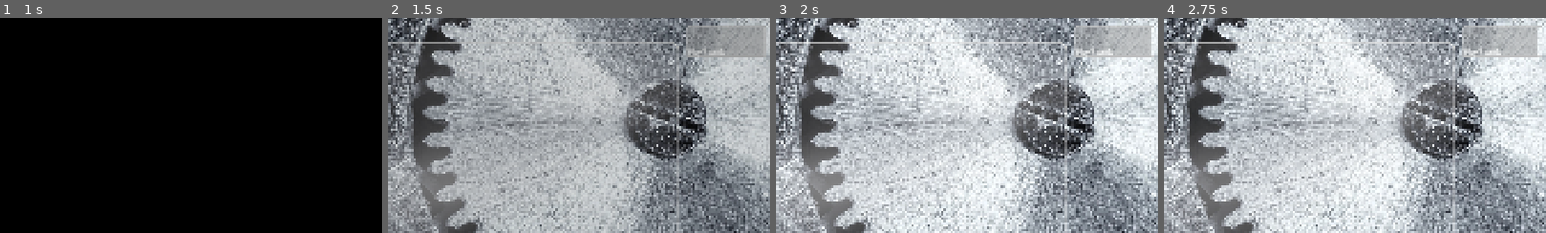
Above: before the commit, frames 1-4 (left to right).
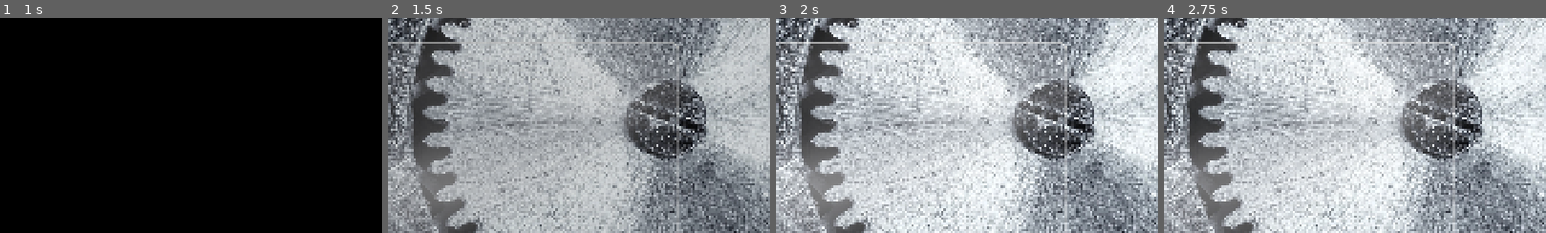
Above: after the commit, the same moments.

Repository: rosswolf/Tourbillon
Game: Godot game, scene res://src/scenes/main_menu.tscn
Two runs of this game, one before a commit and one after it. Both use one fixed random seed, a clock stepped at 60 frames per second and the inputs below. Sound files missing from this copy of the repository are replaced by a short silence.
Inputs (mouse positions are % of the whole screen's width and height, from its top left):
- Up to frame 1 (1 s): click "Play" at 0.5 s
- Up to frame 2 (1.5 s): click (15, 13) at 1.25 s
- Up to frame 3 (2 s): no input
- Up to frame 4 (2.75 s): click (20, 13) at 2.02 s
The pictures show only the part of the screen within x 50-100%, y 2-52%; the shares and areas given below are measured in that part.

Frame 1 is identical in both runs. In frame 2, 1.8% of the frame differs, in the area x 78-99%, y 3-19%; in frame 3, 2.0%; in frame 4, 1.9%.
Error in both runs: Invalid call. Nonexistent function 'has' in base 'Node (global_game_manager.gd)'. (res://src/scenes/managers/tourbillon_game_manager.gd:31)

Commit message:
Remove old card system and use Tourbillon cards exclusively
- Delete old card_data.json file
- Update StaticData to load tourbillon_cards.json instead
- Comment out deprecated card loading functions in GlobalGameManager
- Tourbillon system now handles all card loading and deck creation

🤖 Generated with [Claude Code](https://claude.ai/code)

Co-Authored-By: Claude <noreply@anthropic.com>

Diff:
--- a/elastic-app/app/src/scenes/core/global_game_manager.gd
+++ b/elastic-app/app/src/scenes/core/global_game_manager.gd
@@ -33,26 +33,27 @@
 
 
 
-func __load_cards() -> void:
-	var rare_card_template_ids: Array[String] = []
-	var uncommon_card_template_ids: Array[String] = []
-	var common_card_template_ids: Array[String] = []
-	var default_card_template_ids: Array[String] = []
-	var starting_card_template_ids: Array[String] = []
-
-	rare_card_template_ids.assign(StaticData.lookup_in_data(StaticData.card_data,"card_rarity",Card.RarityType.RARE,"card_template_id"))
-	uncommon_card_template_ids.assign(StaticData.lookup_in_data(StaticData.card_data,"card_rarity",Card.RarityType.UNCOMMON,"card_template_id"))
-	common_card_template_ids.assign(StaticData.lookup_in_data(StaticData.card_data,"card_rarity",Card.RarityType.COMMON,"card_template_id"))
-	default_card_template_ids.assign(StaticData.lookup_in_data(StaticData.card_data,"card_rarity",Card.RarityType.DEFAULT,"card_template_id"))
-	starting_card_template_ids.assign(StaticData.lookup_in_data(StaticData.card_data,"card_rarity",Card.RarityType.STARTING,"card_template_id"))
-
-	library.initialize_cards(
-		Card.load_cards(hero_template_id, rare_card_template_ids),
-		Card.load_cards(hero_template_id, uncommon_card_template_ids),
-		Card.load_cards(hero_template_id, common_card_template_ids),
-		Card.load_cards(hero_template_id, default_card_template_ids),
-		Card.load_cards(hero_template_id, starting_card_template_ids)
-	)
+# DEPRECATED - Old card loading system replaced by Tourbillon
+# func __load_cards() -> void:
+# 	var rare_card_template_ids: Array[String] = []
+# 	var uncommon_card_template_ids: Array[String] = []
+# 	var common_card_template_ids: Array[String] = []
+# 	var default_card_template_ids: Array[String] = []
+# 	var starting_card_template_ids: Array[String] = []
+#
+# 	rare_card_template_ids.assign(StaticData.lookup_in_data(StaticData.card_data,"card_rarity",Card.RarityType.RARE,"card_template_id"))
+# 	uncommon_card_template_ids.assign(StaticData.lookup_in_data(StaticData.card_data,"card_rarity",Card.RarityType.UNCOMMON,"card_template_id"))
+# 	common_card_template_ids.assign(StaticData.lookup_in_data(StaticData.card_data,"card_rarity",Card.RarityType.COMMON,"card_template_id"))
+# 	default_card_template_ids.assign(StaticData.lookup_in_data(StaticData.card_data,"card_rarity",Card.RarityType.DEFAULT,"card_template_id"))
+# 	starting_card_template_ids.assign(StaticData.lookup_in_data(StaticData.card_data,"card_rarity",Card.RarityType.STARTING,"card_template_id"))
+#
+# 	library.initialize_cards(
+# 		Card.load_cards(hero_template_id, rare_card_template_ids),
+# 		Card.load_cards(hero_template_id, uncommon_card_template_ids),
+# 		Card.load_cards(hero_template_id, common_card_template_ids),
+# 		Card.load_cards(hero_template_id, default_card_template_ids),
+# 		Card.load_cards(hero_template_id, starting_card_template_ids)
+# 	)
 
 func __load_hand() -> void:
 	library.deck.shuffle()
@@ -86,12 +87,12 @@
 	# Manually call _ready since parent is already ready
 	tourbillon_init._ready()
 
-	# Don't load old cards if using Tourbillon mode
+	# Old card system removed - using Tourbillon cards only
+	# __load_cards() - deprecated
+
+	# TODO: temporary, will be called via signal
 	if not tourbillon_init.enable_tourbillon_mode:
-		__load_cards()
-
-	# TODO: temporary, will be called via signal
-	__on_start_battle()
+		__on_start_battle()
 
 func __on_start_battle():
 	library.deck.shuffle()
--- a/elastic-app/app/src/scenes/data/card_data.json
+++ /dev/null
@@ -1,485 +0,0 @@
-[
-  {
-	"card_template_id": "card_shop_card",
-	"group_template_id": "knight",
-	"card_count": 1,
-	"display_name": "innovate",
-	"rules_text": "buy a card",
-	"cursor_image_uid": "bqvm4vgi4c0dn",
-	"durability_max": 5,
-	"card_cost": {
-	  "GameResource.Type.PURPLE_ENERGY": "2"
-	},
-	"instinct_effect": "shop=card",
-	"card_rarity": "Card.RarityType.STARTING"
-  },
-  {
-	"card_template_id": "card_shop_slot",
-	"group_template_id": "knight",
-	"card_count": 1,
-	"display_name": "curious",
-	"rules_text": "buy a tool",
-	"cursor_image_uid": "bqvm4vgi4c0dn",
-	"durability_max": 2,
-	"card_cost": {
-	  "GameResource.Type.GREEN_ENERGY": "2"
-	},
-	"instinct_effect": "shop=slot",
-	"card_rarity": "Card.RarityType.STARTING"
-  },
-  {
-	"card_template_id": "card_10s_all",
-	"group_template_id": "knight",
-	"card_count": 1,
-	"display_name": "burst",
-	"rules_text": "replenish all colors, draw 3 cards",
-	"cursor_image_uid": "bqvm4vgi4c0dn",
-	"durability_max": 3,
-	"card_cost": {
-	  "GameResource.Type.NONE": "0"
-	},
-	"instinct_effect": "add_purple_time=5, add_blue_time=5, add_green_time=5, draw_card=3",
-	"card_rarity": "Card.RarityType.STARTING"
-  },
-  {
-	"card_template_id": "slot_click_to_draw",
-	"group_template_id": "knight",
-	"card_count": 1,
-	"display_name": "determination",
-	"rules_text": "draw a card",
-	"cursor_image_uid": "bqvm4vgi4c0dn",
-	"durability_max": 10,
-	"card_cost": {
-	  "GameResource.Type.BLUE_ENERGY": "2"
-	},
-	"slot_effect": "draw_card=1,cooldown=10",
-	"card_rarity": "Card.RarityType.STARTING"
-  },
-  {
-	"card_template_id": "card_purple_time",
-	"group_template_id": "knight",
-	"card_count": 1,
-	"display_name": "flip",
-	"rules_text": "vent purple time, draw 1 card",
-	"cursor_image_uid": "bqvm4vgi4c0dn",
-	"card_cost": {
-	  "GameResource.Type.BLUE_ENERGY": "1"
-	},
-	"instinct_effect": "remove_purple_time=5, draw_card=1",
-	"card_rarity": "Card.RarityType.STARTING"
-  },
-  {
-	"card_template_id": "card_blue_time",
-	"group_template_id": "knight",
-	"card_count": 1,
-	"display_name": "curl",
-	"rules_text": "vent blue time, draw 1 card",
-	"cursor_image_uid": "bqvm4vgi4c0dn",
-	"card_cost": {
-	  "GameResource.Type.GREEN_ENERGY": "1"
-	},
-	"instinct_effect": "remove_blue_time=5, draw_card=1",
-	"card_rarity": "Card.RarityType.STARTING"
-  },
-  {
-	"card_template_id": "card_green_time",
-	"group_template_id": "knight",
-	"card_count": 1,
-	"display_name": "twist",
-	"rules_text": "vent green time, draw 1 card",
-	"cursor_image_uid": "bqvm4vgi4c0dn",
-	"card_cost": {
-	  "GameResource.Type.PURPLE_ENERGY": "1"
-	},
-	"instinct_effect": "remove_green_time=5, draw_card=1",
-	"card_rarity": "Card.RarityType.STARTING"
-  },
-  {
-	"card_template_id": "card_energy_choice",
-	"group_template_id": "knight",
-	"card_count": 1,
-	"display_name": "decide",
-	"rules_text": "pick an energy card",
-	"cursor_image_uid": "bqvm4vgi4c0dn",
-	"durability_max": 2,
-	"card_cost": {
-	  "GameResource.Type.NONE": "0"
-	},
-	"instinct_effect": "shop=STARTER_ENERGY",
-	"card_rarity": "Card.RarityType.STARTING"
-  },
-  {
-	"card_template_id": "slot_click_to_replenish",
-	"group_template_id": "knight",
-	"card_count": 1,
-	"display_name": "cyan",
-	"rules_text": "vent all colors",
-	"cursor_image_uid": "bqvm4vgi4c0dn",
-	"durability_max": 10,
-	"card_cost": {
-	  "GameResource.Type.BLUE_ENERGY": "1"
-	},
-	"slot_effect": "remove_purple_time=10, remove_blue_time=10, remove_green_time=10, cooldown=30",
-	"card_rarity": "Card.RarityType.STARTING"
-  },
-  {
-	"card_template_id": "card_add_gold",
-	"group_template_id": "knight",
-	"card_count": 1,
-	"display_name": "glimmer",
-	"rules_text": "add gold",
-	"cursor_image_uid": "bqvm4vgi4c0dn",
-	"durability_max": 10,
-	"card_cost": {
-	  "GameResource.Type.BLUE_ENERGY": "1"
-	},
-	"instinct_effect": "add_gold=20",
-	"card_rarity": "Card.RarityType.STARTING"
-  },
-  {
-	"card_template_id": "slot_add_gold",
-	"group_template_id": "knight",
-	"card_count": 1,
-	"display_name": "chance",
-	"rules_text": "add gold",
-	"cursor_image_uid": "bqvm4vgi4c0dn",
-	"durability_max": 1,
-	"card_cost": {
-	  "GameResource.Type.GREEN_ENERGY": "1"
-	},
-	"slot_effect": "add_gold=5, cooldown=20",
-	"card_rarity": "Card.RarityType.STARTING"
-  },
-  {
-	"card_template_id": "card_purple_time_2",
-	"group_template_id": "knight",
-	"card_count": 1,
-	"display_name": "tumble",
-	"rules_text": "replenish purple time, draw 1 card",
-	"cursor_image_uid": "bqvm4vgi4c0dn",
-	"durability_max": 3,
-	"card_cost": {
-	  "GameResource.Type.GREEN_ENERGY": "1"
-	},
-	"slot_effect": "add_purple_time=5, draw_card=1, cooldown=20",
-	"card_rarity": "Card.RarityType.STARTING"
-  },
-  {
-	"card_template_id": "card_blue_time_2",
-	"group_template_id": "knight",
-	"card_count": 1,
-	"display_name": "roil",
-	"rules_text": "replenish blue time, draw 1 card",
-	"cursor_image_uid": "bqvm4vgi4c0dn",
-	"durability_max": 3,
-	"card_cost": {
-	  "GameResource.Type.PURPLE_ENERGY": "1"
-	},
-	"slot_effect": "add_blue_time=5, draw_card=1, cooldown=20",
-	"card_rarity": "Card.RarityType.STARTING"
-  },
-  {
-	"card_template_id": "card_green_time_2",
-	"group_template_id": "knight",
-	"card_count": 1,
-	"display_name": "dip",
-	"rules_text": "replenish green time, draw 1 card",
-	"cursor_image_uid": "bqvm4vgi4c0dn",
-	"durability_max": 3,
-	"card_cost": {
-	  "GameResource.Type.BLUE_ENERGY": "1"
-	},
-	"slot_effect": "add_green_time=5, draw_card=1, cooldown=20",
-	"card_rarity": "Card.RarityType.STARTING"
-  },
-  {
-	"card_template_id": "green_draw_2",
-	"group_template_id": "knight",
-	"card_count": 2,
-	"display_name": "shine",
-	"rules_text": "draw 2 cards",
-	"cursor_image_uid": "bqvm4vgi4c0dn",
-	"card_cost": {
-	  "GameResource.Type.GREEN_ENERGY": "1"
-	},
-	"instinct_effect": "draw_card=2",
-	"card_rarity": "Card.RarityType.COMMON"
-  },
-  {
-	"card_template_id": "card_add_energy_green",
-	"group_template_id": "knight",
-	"card_count": 2,
-	"display_name": "grow",
-	"rules_text": "green energy capacity +",
-	"cursor_image_uid": "bqvm4vgi4c0dn",
-	"durability_max": 1,
-	"card_cost": {
-	  "GameResource.Type.GREEN_ENERGY": "0"
-	},
-	"instinct_effect": "add_max_green_energy=2",
-	"card_rarity": "Card.RarityType.COMMON",
-	"tags": "STARTER_ENERGY"
-  },
-  {
-	"card_template_id": "card_add_energy_purple",
-	"group_template_id": "knight",
-	"card_count": 2,
-	"display_name": "bloom",
-	"rules_text": "purple energy capacity +",
-	"cursor_image_uid": "bqvm4vgi4c0dn",
-	"durability_max": 1,
-	"card_cost": {
-	  "GameResource.Type.PURPLE_ENERGY": "0"
-	},
-	"instinct_effect": "add_max_purple_energy=2",
-	"card_rarity": "Card.RarityType.COMMON",
-	"tags": "STARTER_ENERGY"
-  },
-  {
-	"card_template_id": "card_add_energy_blue",
-	"group_template_id": "knight",
-	"card_count": 2,
-	"display_name": "expand",
-	"rules_text": "blue energy capacity +",
-	"cursor_image_uid": "bqvm4vgi4c0dn",
-	"durability_max": 1,
-	"card_cost": {
-	  "GameResource.Type.BLUE_ENERGY": "0"
-	},
-	"instinct_effect": "add_max_blue_energy=2",
-	"card_rarity": "Card.RarityType.COMMON",
-	"tags": "STARTER_ENERGY"
-  },
-  {
-	"card_template_id": "card_shop_card_2",
-	"group_template_id": "knight",
-	"card_count": 1,
-	"display_name": "innovate",
-	"rules_text": "buy a card",
-	"cursor_image_uid": "bqvm4vgi4c0dn",
-	"durability_max": 5,
-	"card_cost": {
-	  "GameResource.Type.PURPLE_ENERGY": "2"
-	},
-	"instinct_effect": "shop=card",
-	"card_rarity": "Card.RarityType.COMMON"
-  },
-  {
-	"card_template_id": "card_shop_slot_2",
-	"group_template_id": "knight",
-	"card_count": 1,
-	"display_name": "curious",
-	"rules_text": "buy a tool",
-	"cursor_image_uid": "bqvm4vgi4c0dn",
-	"durability_max": 2,
-	"card_cost": {
-	  "GameResource.Type.GREEN_ENERGY": "2"
-	},
-	"instinct_effect": "shop=slot",
-	"card_rarity": "Card.RarityType.COMMON"
-  },
-  {
-	"card_template_id": "card_10s_all_2",
-	"group_template_id": "knight",
-	"card_count": 1,
-	"display_name": "burst",
-	"rules_text": "replenish all colors, draw 3 cards",
-	"cursor_image_uid": "bqvm4vgi4c0dn",
-	"durability_max": 3,
-	"card_cost": {
-	  "GameResource.Type.NONE": "0"
-	},
-	"instinct_effect": "add_purple_time=5, add_blue_time=5, add_green_time=5, draw_card=3",
-	"card_rarity": "Card.RarityType.COMMON"
-  },
-  {
-	"card_template_id": "slot_click_to_draw_2",
-	"group_template_id": "knight",
-	"card_count": 1,
-	"display_name": "determination",
-	"rules_text": "draw a card",
-	"cursor_image_uid": "bqvm4vgi4c0dn",
-	"durability_max": 10,
-	"card_cost": {
-	  "GameResource.Type.BLUE_ENERGY": "2"
-	},
-	"slot_effect": "draw_card=1,cooldown=10",
-	"card_rarity": "Card.RarityType.COMMON"
-  },
-  {
-	"card_template_id": "card_purple_time_2",
-	"group_template_id": "knight",
-	"card_count": 1,
-	"display_name": "flip",
-	"rules_text": "vent purple time, draw 1 card",
-	"cursor_image_uid": "bqvm4vgi4c0dn",
-	"card_cost": {
-	  "GameResource.Type.BLUE_ENERGY": "1"
-	},
-	"instinct_effect": "remove_purple_time=3, draw_card=1",
-	"card_rarity": "Card.RarityType.COMMON"
-  },
-  {
-	"card_template_id": "card_blue_time_2",
-	"group_template_id": "knight",
-	"card_count": 1,
-	"display_name": "curl",
-	"rules_text": "vent blue time, draw 1 card",
-	"cursor_image_uid": "bqvm4vgi4c0dn",
-	"card_cost": {
-	  "GameResource.Type.GREEN_ENERGY": "1"
-	},
-	"instinct_effect": "remove_blue_time=3, draw_card=1",
-	"card_rarity": "Card.RarityType.COMMON"
-  },
-  {
-	"card_template_id": "card_green_time_2",
-	"group_template_id": "knight",
-	"card_count": 1,
-	"display_name": "twist",
-	"rules_text": "vent green time, draw 1 card",
-	"cursor_image_uid": "bqvm4vgi4c0dn",
-	"card_cost": {
-	  "GameResource.Type.PURPLE_ENERGY": "1"
-	},
-	"instinct_effect": "remove_green_time=3, draw_card=1",
-	"card_rarity": "Card.RarityType.COMMON"
-  },
-  {
-	"card_template_id": "card_energy_choice_2",
-	"group_template_id": "knight",
-	"card_count": 1,
-	"display_name": "decide",
-	"rules_text": "pick an energy card",
-	"cursor_image_uid": "bqvm4vgi4c0dn",
-	"durability_max": 2,
-	"card_cost": {
-	  "GameResource.Type.NONE": "0"
-	},
-	"instinct_effect": "shop=STARTER_ENERGY",
-	"card_rarity": "Card.RarityType.COMMON"
-  },
-  {
-	"card_template_id": "slot_click_to_replenish_2",
-	"group_template_id": "knight",
-	"card_count": 1,
-	"display_name": "cyan",
-	"rules_text": "vent all colors",
-	"cursor_image_uid": "bqvm4vgi4c0dn",
-	"durability_max": 10,
-	"card_cost": {
-	  "GameResource.Type.BLUE_ENERGY": "1"
-	},
-	"slot_effect": "remove_purple_time=10, remove_blue_time=10, remove_green_time=10, cooldown=30",
-	"card_rarity": "Card.RarityType.COMMON"
-  },
-  {
-	"card_template_id": "card_add_gold_2",
-	"group_template_id": "knight",
-	"card_count": 1,
-	"display_name": "glimmer",
-	"rules_text": "add gold",
-	"cursor_image_uid": "bqvm4vgi4c0dn",
-	"durability_max": 10,
-	"card_cost": {
-	  "GameResource.Type.BLUE_ENERGY": "1"
-	},
-	"instinct_effect": "add_gold=20",
-	"card_rarity": "Card.RarityType.COMMON"
-  },
-  {
-	"card_template_id": "slot_add_gold_2",
-	"group_template_id": "knight",
-	"card_count": 1,
-	"display_name": "chance",
-	"rules_text": "add gold",
-	"cursor_image_uid": "bqvm4vgi4c0dn",
-	"durability_max": 1,
-	"card_cost": {
-	  "GameResource.Type.GREEN_ENERGY": "1"
-	},
-	"slot_effect": "add_gold=5, cooldown=20",
-	"card_rarity": "Card.RarityType.COMMON"
-  },
-  {
-	"card_template_id": "card_purple_time_2_2",
-	"group_template_id": "knight",
-	"card_count": 1,
-	"display_name": "tumble",
-	"rules_text": "replenish purple time, draw 1 card",
-	"cursor_image_uid": "bqvm4vgi4c0dn",
-	"durability_max": 3,
-	"card_cost": {
-	  "GameResource.Type.GREEN_ENERGY": "1"
-	},
-	"slot_effect": "add_purple_time=5, draw_card=1, cooldown=20",
-	"card_rarity": "Card.RarityType.COMMON"
-  },
-  {
-	"card_template_id": "card_blue_time_2_2",
-	"group_template_id": "knight",
-	"card_count": 1,
-	"display_name": "roil",
-	"rules_text": "replenish blue time, draw 1 card",
-	"cursor_image_uid": "bqvm4vgi4c0dn",
-	"durability_max": 3,
-	"card_cost": {
-	  "GameResource.Type.PURPLE_ENERGY": "1"
-	},
-	"slot_effect": "add_blue_time=5, draw_card=1, cooldown=20",
-	"card_rarity": "Card.RarityType.COMMON"
-  },
-  {
-	"card_template_id": "card_green_time_2_2",
-	"group_template_id": "knight",
-	"card_count": 1,
-	"display_name": "dip",
-	"rules_text": "replenish green time, draw 1 card",
-	"cursor_image_uid": "bqvm4vgi4c0dn",
-	"durability_max": 3,
-	"card_cost": {
-	  "GameResource.Type.BLUE_ENERGY": "1"
-	},
-	"slot_effect": "add_green_time=5, draw_card=1, cooldown=20",
-	"card_rarity": "Card.RarityType.COMMON"
-  },
-  {
-	"card_template_id": "card_purple_time_2",
-	"group_template_id": "knight",
-	"card_count": 1,
-	"display_name": "duck",
-	"rules_text": "vent purple time, draw 1 card",
-	"cursor_image_uid": "bqvm4vgi4c0dn",
-	"card_cost": {
-	  "GameResource.Type.BLUE_ENERGY": "1"
-	},
-	"instinct_effect": "add_purple_time=3, draw_card=1",
-	"card_rarity": "Card.RarityType.COMMON"
-  },
-  {
-	"card_template_id": "card_blue_time_2",
-	"group_template_id": "knight",
-	"card_count": 1,
-	"display_name": "dive",
-	"rules_text": "vent blue time, draw 1 card",
-	"cursor_image_uid": "bqvm4vgi4c0dn",
-	"card_cost": {
-	  "GameResource.Type.GREEN_ENERGY": "1"
-	},
-	"instinct_effect": "add_blue_time=3, draw_card=1",
-	"card_rarity": "Card.RarityType.COMMON"
-  },
-  {
-	"card_template_id": "card_green_time_2",
-	"group_template_id": "knight",
-	"card_count": 1,
-	"display_name": "flit",
-	"rules_text": "vent green time, draw 1 card",
-	"cursor_image_uid": "bqvm4vgi4c0dn",
-	"card_cost": {
-	  "GameResource.Type.PURPLE_ENERGY": "1"
-	},
-	"instinct_effect": "add_green_time=3, draw_card=1",
-	"card_rarity": "Card.RarityType.COMMON"
-  }
-]
--- a/elastic-app/app/src/scenes/data/static_data.gd
+++ b/elastic-app/app/src/scenes/data/static_data.gd
@@ -5,7 +5,7 @@
 var __lookup_cache = {}
 
 var card_data: Dictionary = {}
-var card_data_path = "res://src/scenes/data/card_data.json"
+var card_data_path = "res://src/scenes/data/tourbillon_cards.json"
 var card_data_indices = {}  # Field-based indices for fast lookups
 
 static var icon_data: Dictionary = {}
